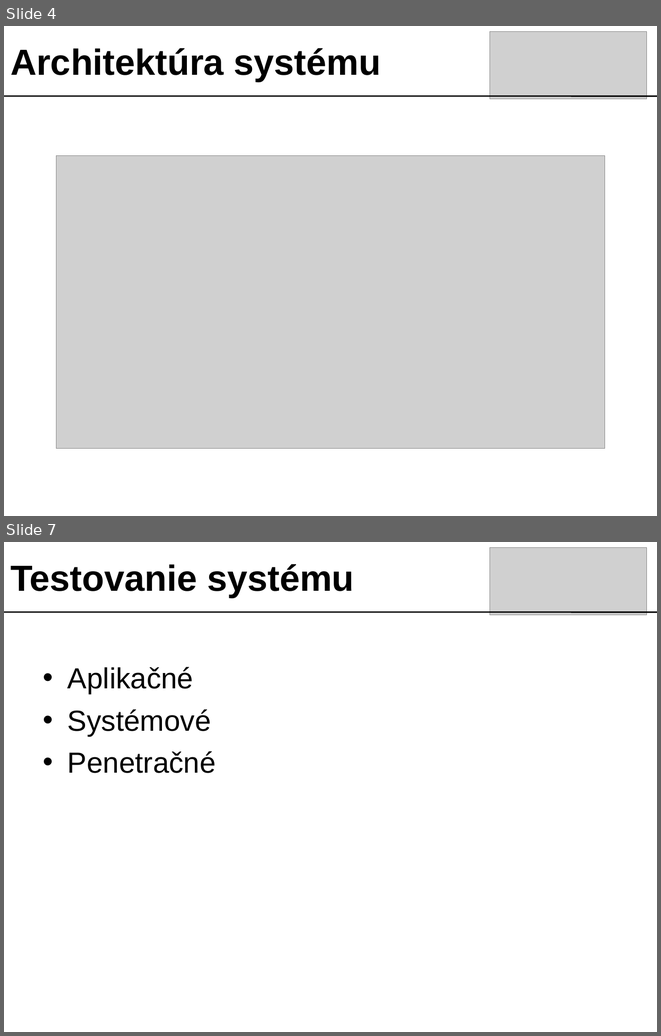
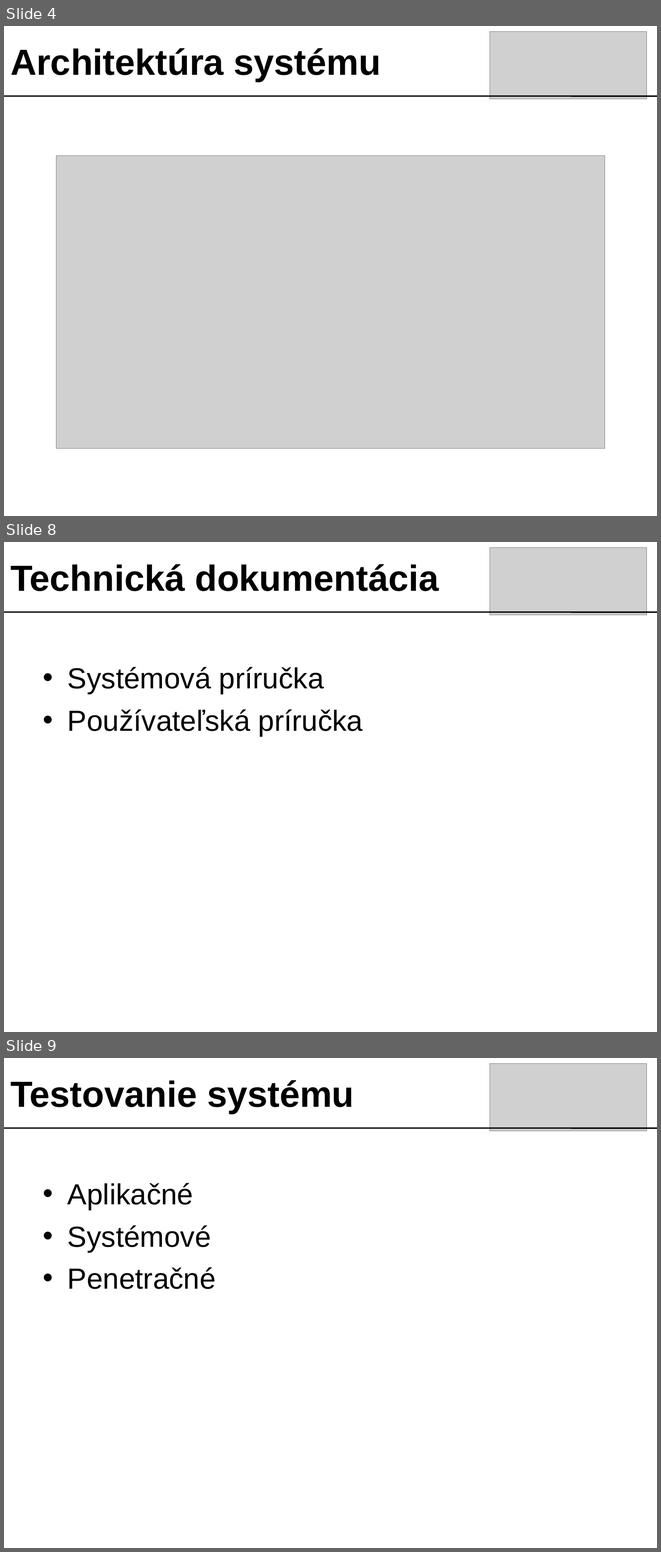
Before and after one commit to googlecode-mirror/timovy2007, a slide deck: doc/prezentacia/tech_presentation.ppt. Shown one above the other, each under a label of ours: slides 4 and 7 before the commit, slides 4, 8 and 9 after it; the slides between them are not shown. The pictures are 661x1036 and 661x1552 pixels, drawn with LibreOffice and Linux fonts; fonts in the diff are those of the drawing; grey boxes stand for pictures. Boxes give left, top, right and bottom in pixels: in the first picture for what was removed or moved away, otherwise in the second. Text is boxed around its words. In the diff, an @@ line names an element or a change of style, - is before the commit and + after.

```diff
--- a/doc/prezentacia/tech_presentation.ppt
+++ b/doc/prezentacia/tech_presentation.ppt
@@ slide 8 added at box(4, 542, 657, 1032), background #FFFFFF @@
@@ picture added at box(490, 548, 646, 615) @@
@@ text added at box(10, 564, 439, 591), 40 pt, text #000000, bold @@
+Technická dokumentácia
@@ line added from (4, 612) to (657, 612), #000000 1.5 pt @@
@@ text added at box(68, 667, 363, 736), 32 pt, text #000000 @@
+• Systémová príručka
+• Používateľská príručka
@@ what was slide 7 is now slide 9 @@
```
Also in this commit, not shown: 1 slide changed, 3 other slides added, 2 slides removed.
